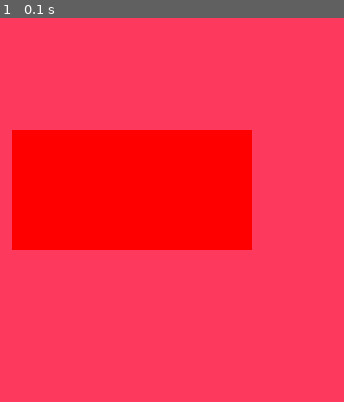
Above: before the commit, frame 1.
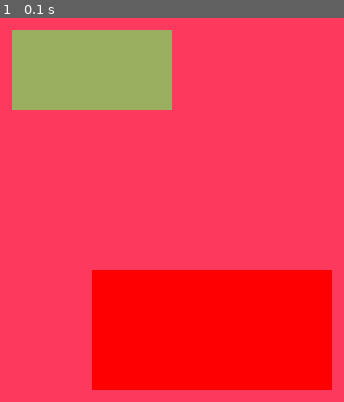
Above: after the commit, the same moment.

Repository: RiveroDev/Practica_Pygame
Game: pygame game, started from surface.py
Same seed, same stepped clock (60 frames per second), same inputs: the game is played once before the commit and once after it.
Inputs:
- Up to frame 1 (0.1 s): no input

The runs differ from the first frame. In frame 1, 53% of the frame differs, in the area x 3-97%, y 3-97%.

Commit message:
genernado rectangulo por medio de tuplas y commetarios en codigo

Diff:
--- a/surface.py
+++ b/surface.py
@@ -19,11 +19,23 @@
 
 # o por medio de tuplas
 my_color = (253,58,94)   # esta tupla genera un rgb tambien
+color2 = (154,174,95)
 #---------------------------------------------------------------
 
 #--------------------------------------------------------------
 # Uso de los rectangulos para manejo de iamgenes y coliciones
 rect = pygame.Rect(100, 150, 120,60)  # posicion en x , posicion en y,  ancho , alto
+rect.center = (width // 2 , height // 2)  # x , y .... son las coredenadas del centro del rectangulo de valores enteros
+ # esta propiedad recalcula en centro de la posicion del rectangulo
+
+# generamos otro rectangulo por medio de tuplas
+rect2 = (100,100,80,40) # x ,y , ancho, alto
+
+#Notas implortantes :
+# si se crean rectangulos con tuplas no se pueden usar las propiedades de Rect()\
+# es por esto que si se necesita usar un rectangulo con movimiento se crean con Rect()
+# si los rectangulos vas a ses fijos sin movimiento se crean por medio de tuplas
+
 
 #-----------------------------------------------------------------------
 # este ciclo white es el bucle que esta a la escucha de todos los eventos en pantalla
@@ -38,4 +50,6 @@
     surface.fill(my_color)           #  .fill() resive un parameto y es el que pinta la pantalla
 
     pygame.draw.rect(surface, red, rect)    # ventana a ejecuta, color , dimenciones del rectangulo
+    pygame.draw.rect(surface, color2, rect2) # otro rectangulo
+
     pygame.display.update()     # el .updata() es para que la pantalla se actualice y se ve el cambio
